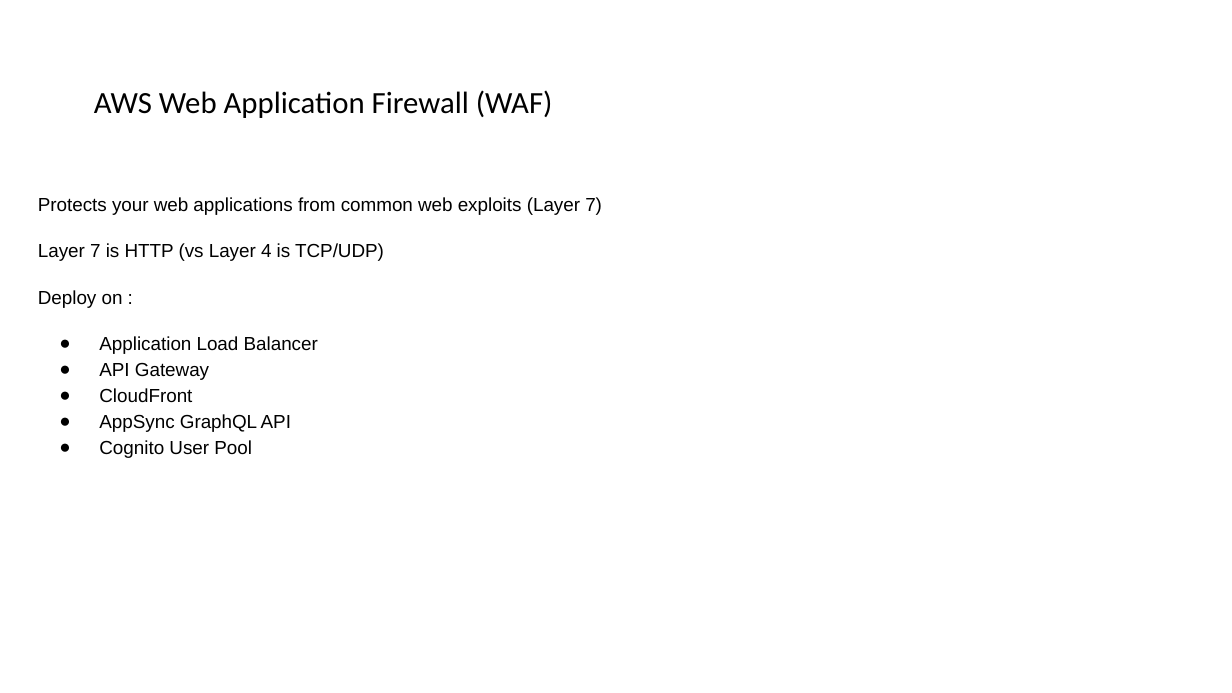
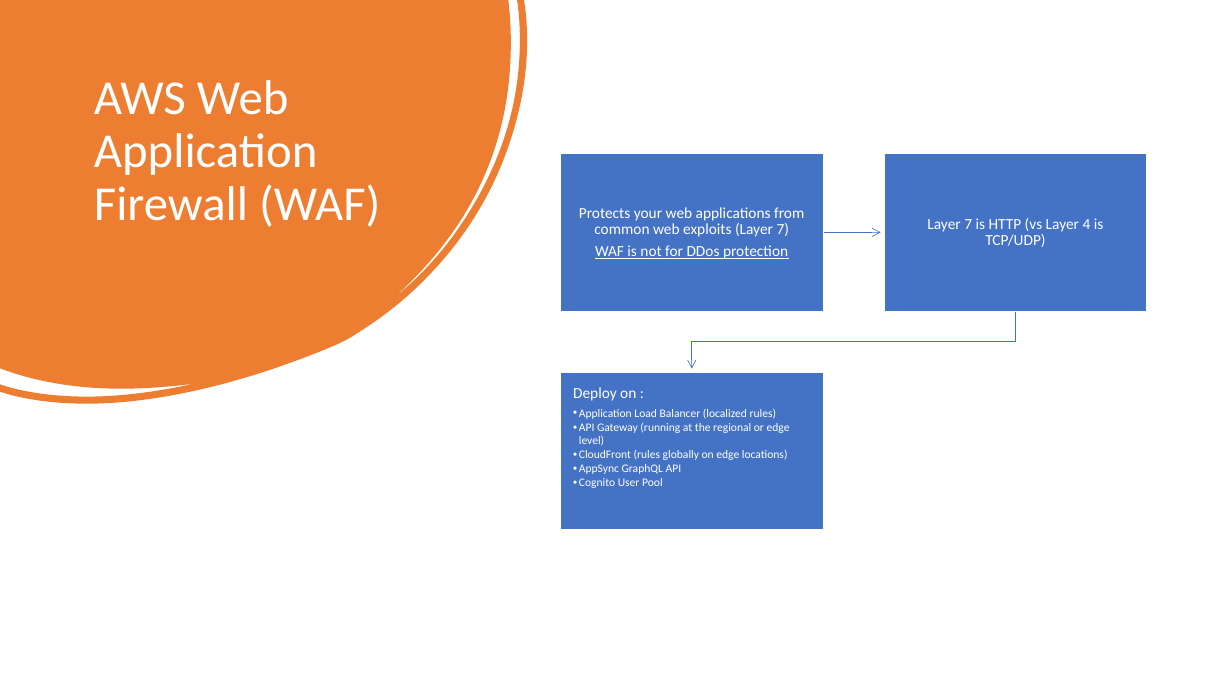
Before and after one commit to IlyaChakun/aws-iba-courses, a slide deck: slide 4 of lecture-materials/Security/Security-waf-shield/waf.pptx. Drawn at 1232x693 pixels with LibreOffice and Linux fonts; fonts in the diff are those of the drawing. Boxes give left, top, right and bottom in pixels: in the first picture for what was removed or moved away, otherwise in the second. Text is boxed around its words. In the diff, an @@ line names an element or a change of style, - is before the commit and + after.

```diff
--- a/lecture-materials/Security/Security-waf-shield/waf.pptx
+++ b/lecture-materials/Security/Security-waf-shield/waf.pptx
@@ freeform shape added at <box>0,0,528,404</box>, fill #ED7D31 @@
@@ title "AWS Web Application Firewall (WAF)": place and size @@
-title "AWS Web Application Firewall (WAF)" at <box>94,90,553,118</box>
+title "AWS Web Application Firewall (WAF)" at <box>94,80,380,227</box>
@@ title "AWS Web Application Firewall (WAF)" at <box>94,80,380,227</box>: size 24 to 38 pt, text colour #000000 to #FFFFFF; vertical alignment middle to top @@
@@ text removed at <box>38,197,602,458</box> @@
-Protects your web applications from common web exploits (Layer 7)
-Layer 7 is HTTP (vs Layer 4 is TCP/UDP)
-Deploy on :
-● Application Load Balancer
-● API Gateway
-● CloudFront
-● AppSync GraphQL API
-● Cognito User Pool
@@ group added at <box>560,153,1148,530</box>: 3 rectangles, 3 texts, 2 freeform shapes @@
+Protects your web applications from common web exploits (Layer 7)
+WAF is not for DDos protection
+Layer 7 is HTTP (vs Layer 4 is TCP/UDP)
+Deploy on :
+  • Application Load Balancer (localized rules)
+  • API Gateway (running at the regional or edge level)
+  • CloudFront (rules globally on edge locations)
+  • AppSync GraphQL API
+  • Cognito User Pool
```
Also in this commit, not shown: 14 other slides changed, 3 slides added, 4 slides removed, 19 other files.
